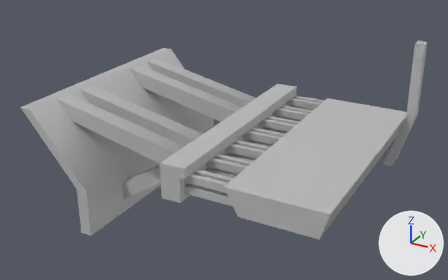
Renders of the FBX model Static Meshes/Roofs/Outsides/SM_Roof_Outsides_NoPanel.fbx from each side of a commit.
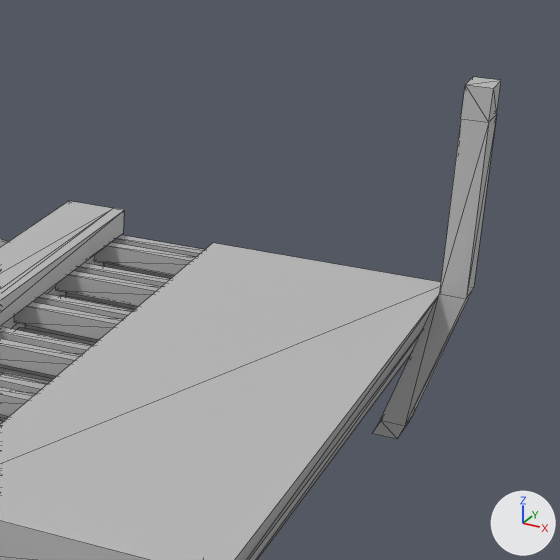
Old and new are each drawn whole from a 50 mm lens placed at (4.83, -16.19, 13.82), pointed at (-6.69, 4.75, 3.35) and again close up on the part from 57% to 100% of the width and 5% to 74% of the height. Lighting does not change. The marker at lower right points along +X, +Y and +Z. The close-ups show mesh edges as thin lines. Where no turn or scale is listed for an object, it has been applied to the vertices. Vertices at the same position are counted once.

The first close-up shows 'Middle_2'.
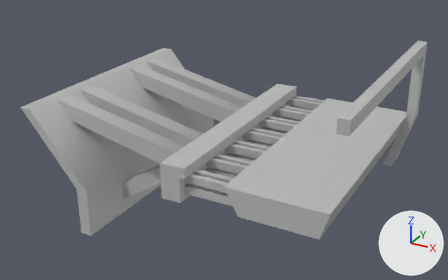
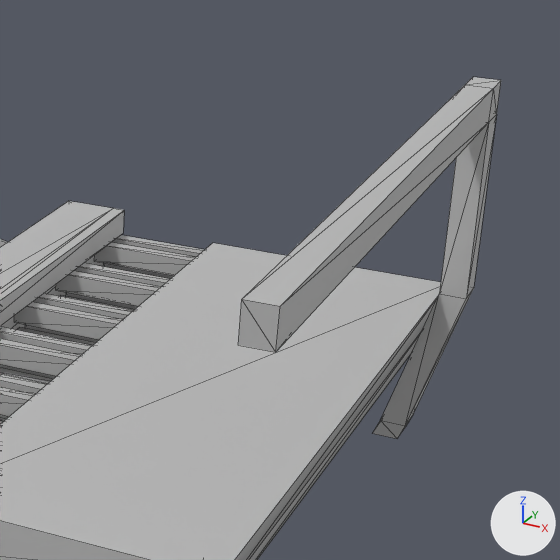
Where the change shows, as pixel boxes [x1, y1, x2, y2] in the close-ups (560 x 560 px):
part 1 of me_mesh, built on: before [461, 85, 494, 122]; after [238, 85, 494, 352]

Diff of the bpy script that builds the scene:
```diff
--- a/Static Meshes/Roofs/Outsides/SM_Roof_Outsides_NoPanel.fbx.py
+++ b/Static Meshes/Roofs/Outsides/SM_Roof_Outsides_NoPanel.fbx.py
@@ me_mesh @@
 # used by ob_middle_2; location = (0.0, 0.0, 0.0)
-me_mesh.from_pydata(...)  # 354 vertices, 516 faces; spans x -13.2..0.06, y 0.0..10.0, z 0.21..7.2
+me_mesh.from_pydata(...)  # 358 vertices, 524 faces; spans x -13.2..0.06, y 0.0..10.0, z 0.21..7.21
+# me_mesh part 1
+# 2 faces are deleted
+# 4 vertices are added at (-0.35, 0.0, 6.71), (0.05, 0.0, 6.71), (-0.35, 0.0, 7.21), (0.05, 0.0, 7.21)
+# 10 new faces join them
 me_mesh.materials.append(mat_lambert1)
```
